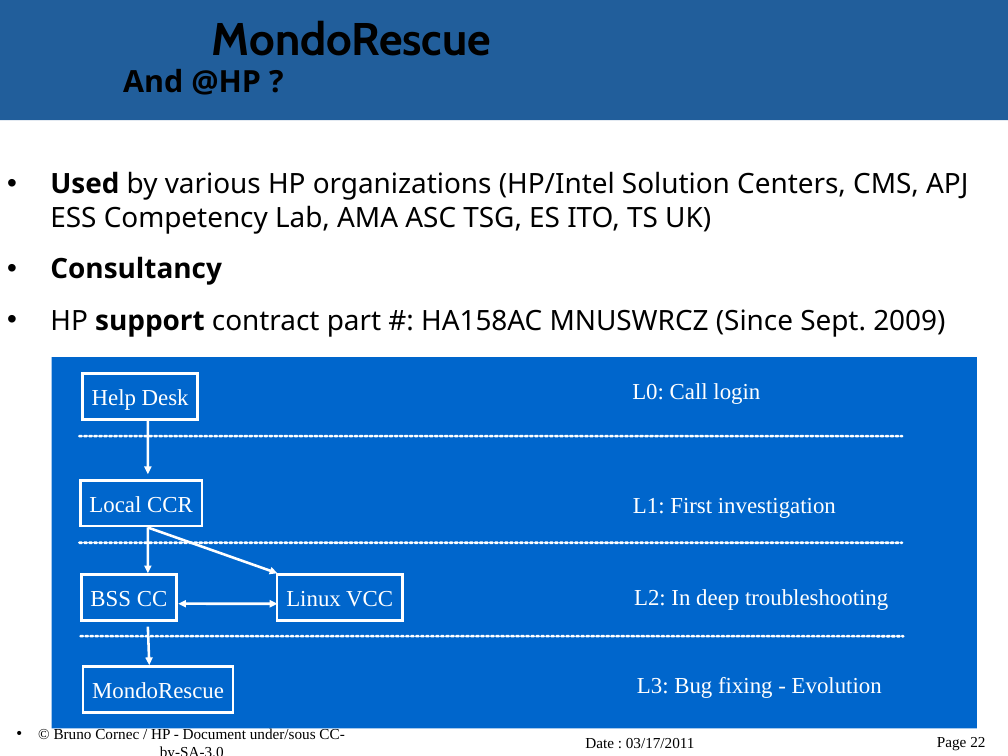
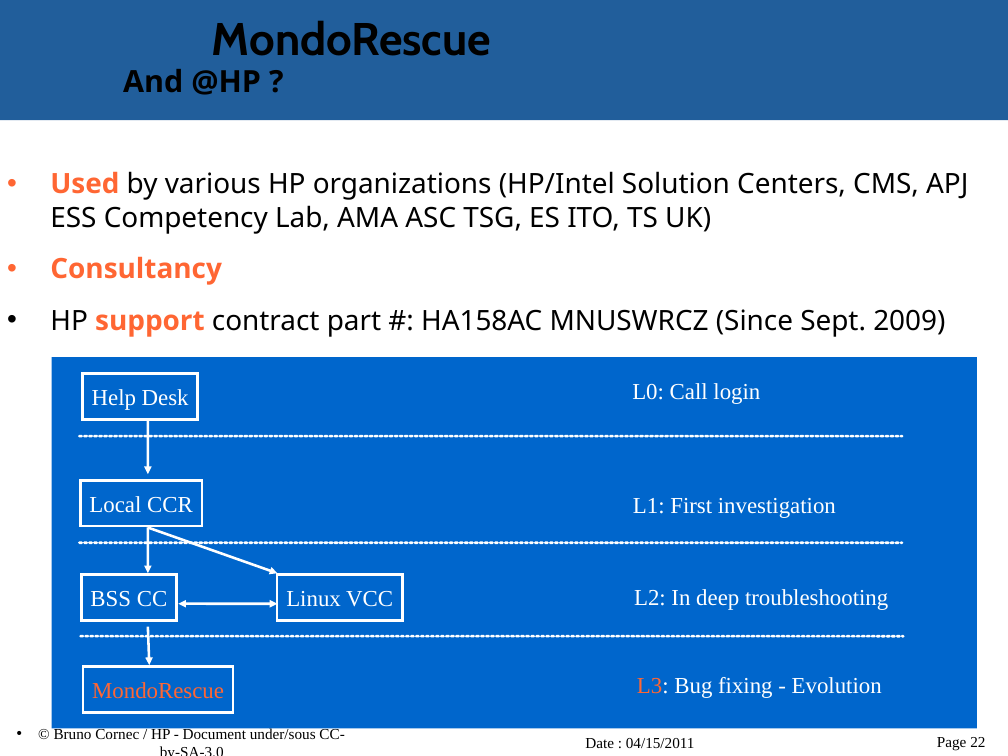
Before and after one commit to vir/mondo-rescue, a slide deck: slide 22 of mondo-doc/mondo-presentation.odp. Drawn at 1008x756 pixels with LibreOffice and Linux fonts; fonts in the diff are those of the drawing; background and template pictures are left out. Boxes give left, top, right and bottom in pixels: in the first picture for what was removed or moved away, otherwise in the second. Text is boxed around its words. In the diff, an @@ line names an element or a change of style, - is before the commit and + after.

Commit message:
- Update Mondo Presentation with TOS improvements

```diff
--- a/mondo-doc/mondo-presentation.odp
+++ b/mondo-doc/mondo-presentation.odp
@@ text "Used by various HP organizations ..." at [50, 171, 968, 337]: text colour #000000 to #FF6633 in "Used", "Consultancy", "support" @@
@@ rectangle "MondoRescue" at [83, 667, 233, 713]: text colour #FFFFFF to #FF6633 @@
@@ text "L3: Bug fixing - Evolution" at [637, 677, 882, 698]: text colour #FFFFFF to #FF6633 in "L3:" @@
@@ text at [585, 738, 695, 748]: text changed @@
-Date : 03/17/2011
+Date : 04/15/2011
```
Also in this commit, not shown: 25 other slides changed.
